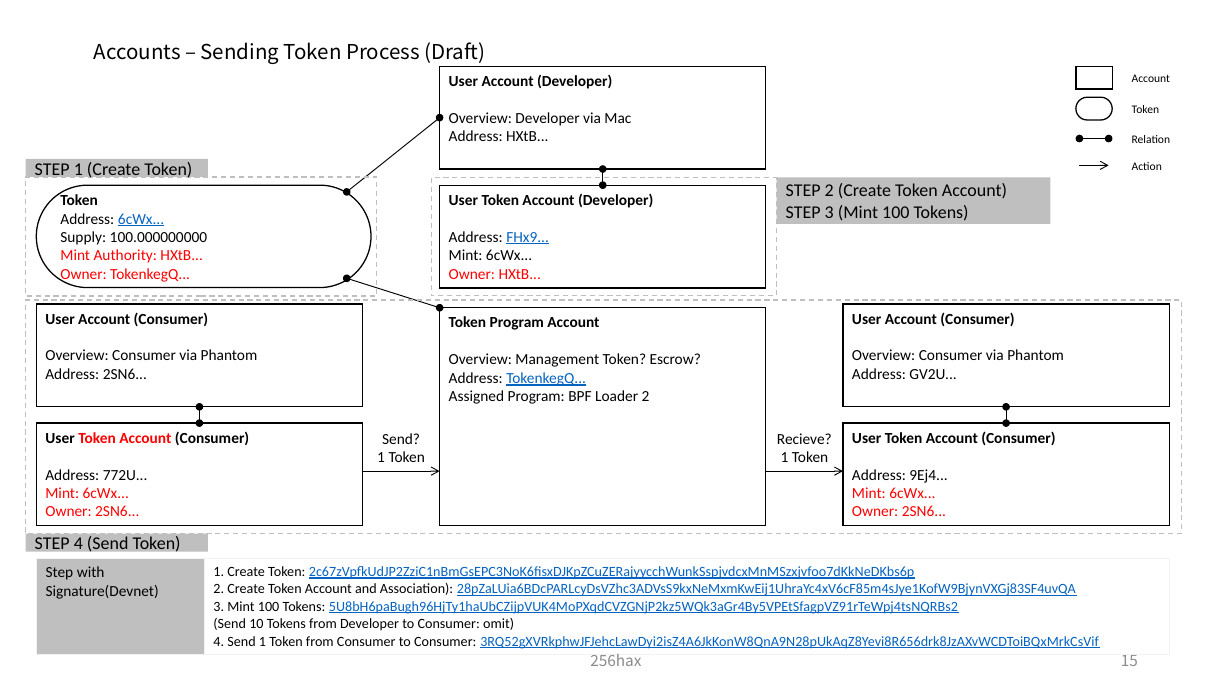
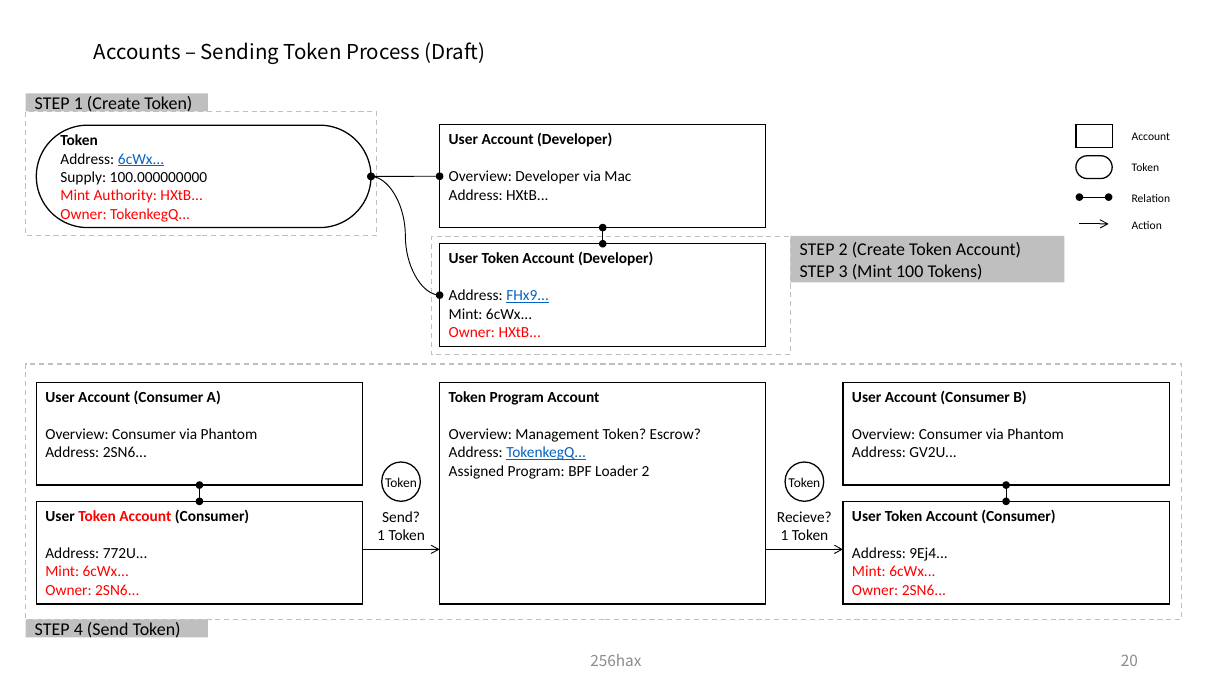
Before and after one commit to SmartGru25/Solana-React-Minimal, a slide deck: slide 21 of docs/Solana_Blockchain_Outline_Figure.pptx (slide 16 before the commit). Drawn at 1232x693 pixels with LibreOffice and Linux fonts; fonts in the diff are those of the drawing. Boxes give left, top, right and bottom in pixels: in the first picture for what was removed or moved away, otherwise in the second. Text is boxed around its words. In the diff, an @@ line names an element or a change of style, - is before the commit and + after.

```diff
--- a/docs/Solana_Blockchain_Outline_Figure.pptx
+++ b/docs/Solana_Blockchain_Outline_Figure.pptx
@@ rectangle "STEP 1 (Create Token)": place and size @@
-rectangle "STEP 1 (Create Token)" at (26,159,208,177)
+rectangle "STEP 1 (Create Token)" at (26,93,208,112)
@@ rectangle: place and size @@
-rectangle at (26,177,377,296)
+rectangle at (26,112,377,237)
@@ double arrow removed from (440, 117) to (347, 192) @@
@@ rounded rectangle "Token": place and size @@
-rounded rectangle "Token" at (36,185,371,287)
+rounded rectangle "Token" at (36,125,371,227)
@@ curved double arrow added from (440, 177) to (372, 177), #000000 0.75 pt @@
@@ curved double arrow added from (440, 295) to (372, 177), #000000 0.75 pt @@
@@ rectangle: place and size @@
-rectangle at (432,177,777,296)
+rectangle at (432,237,791,355)
@@ 4 texts, 3 rectangles, 2 double arrows, 1 arrow, 1 rounded rectangle: place and size @@
-4 texts, 3 rectangles, 2 double arrows, 1 arrow, 1 rounded rectangle at (440,67,1170,287)
+4 texts, 3 rectangles, 2 double arrows, 1 arrow, 1 rounded rectangle at (440,125,1170,347)
@@ rectangle "STEP 2 (Create Token Account)": place and size @@
-rectangle "STEP 2 (Create Token Account)" at (776,177,1050,224)
+rectangle "STEP 2 (Create Token Account)" at (791,236,1065,282)
@@ double arrow removed from (347, 278) to (440, 308) @@
@@ rectangle: place and size @@
-rectangle at (26,300,1182,534)
+rectangle at (26,364,1182,619)
@@ rectangle "Token Program Account": place and size @@
-rectangle "Token Program Account" at (440,308,766,526)
+rectangle "Token Program Account" at (440,383,766,604)
@@ text in rectangle at (45,390,221,404): text changed @@
-User Account (Consumer)
+User Account (Consumer A)
@@ text in rectangle at (852,390,1026,404): text changed @@
-User Account (Consumer)
+User Account (Consumer B)
@@ rounded rectangle added at (382,462,421,502), outline #000000 1 pt, 10.5 pt, text #000000 @@
+Token
@@ rounded rectangle added at (786,462,824,502), outline #000000 1 pt, 10.5 pt, text #000000 @@
+Token
@@ table removed at (36,558,1169,653), 1 rows, 2 columns @@
-Step with Signature(Devnet) | 1. Create Token: 2c67zVpfkUdJP2ZziC1nBmGsEPC3NoK6fisxDJKpZCuZERajyycchWunkSspjvdcxMnMSzxjvfoo7dKkNeDKbs6p / 2. Create Token Account and Association): 28pZaLUia6BDcPARLcyDsVZhc3ADVsS9kxNeMxmKwEij1UhraYc4xV6cF85m4sJye1KofW9BjynVXGj83SF4uvQA / 3. Mint 100 Tokens: 5U8bH6paBugh96HjTy1haUbCZijpVUK4MoPXqdCVZGNjP2kz5WQk3aGr4By5VPEtSfagpVZ91rTeWpj4tsNQRBs2 / (Send 10 Tokens from Developer to Consumer: omit) / 4. Send 1 Token from Consumer to Consumer: 3RQ52gXVRkphwJFJehcLawDyi2isZ4A6JkKonW8QnA9N28pUkAqZ8Yevi8R656drk8JzAXvWCDToiBQxMrkCsVif
@@ 4 rectangles, 2 texts, 2 double arrows, 2 arrows: place and size @@
-4 rectangles, 2 texts, 2 double arrows, 2 arrows at (36,304,1169,526)
+4 rectangles, 2 texts, 2 double arrows, 2 arrows at (36,383,1169,604)
@@ rectangle "STEP 4 (Send Token)": place and size @@
-rectangle "STEP 4 (Send Token)" at (26,533,208,552)
+rectangle "STEP 4 (Send Token)" at (26,619,208,638)
@@ page number at (1121,654,1138,666): text changed @@
-15
+20
```
Also in this commit, not shown: 3 other slides changed, 6 slides added.
